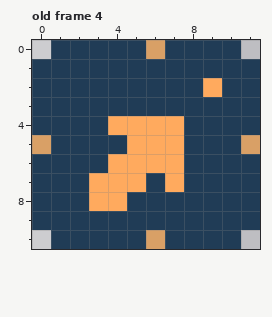
Pixel-art file, stored at src/assets/buttons.aseprite. This is how it looked before the edit.
12x11 pixels, 6 frames. Shown: old frame 4.
The result:
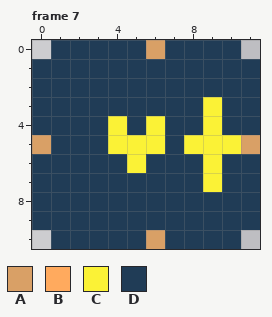
Palette (. is transparent): A #d9a066  B #ffaa5e  C #fbf236  D #203c56
A new or re-ordered frame is compared with the old frame closest to it.
The edit:
{"change": "frames 6 -> 7"}
{"where": "frame 7 is new; against old frame 4"}
{"frame":7,"y":2,"x":9,"old":"B","new":"D"}
{"frame":7,"y":3,"x":9,"old":"D","new":"C"}
{"frame":7,"y":4,"x":4,"old":"BBBB","new":"CDCD"}
{"frame":7,"y":4,"x":9,"old":"D","new":"C"}
{"frame":7,"y":5,"x":4,"old":"DBBBDDD","new":"CCCDCCC"}
{"frame":7,"y":6,"x":4,"old":"BBBB","new":"DCDD"}
{"frame":7,"y":6,"x":9,"old":"D","new":"C"}
{"frame":7,"y":7,"x":3,"old":"BBB","new":"DDD"}
{"frame":7,"y":7,"x":7,"old":"B","new":"D"}
{"frame":7,"y":7,"x":9,"old":"D","new":"C"}
{"frame":7,"y":8,"x":3,"old":"BB","new":"DD"}
